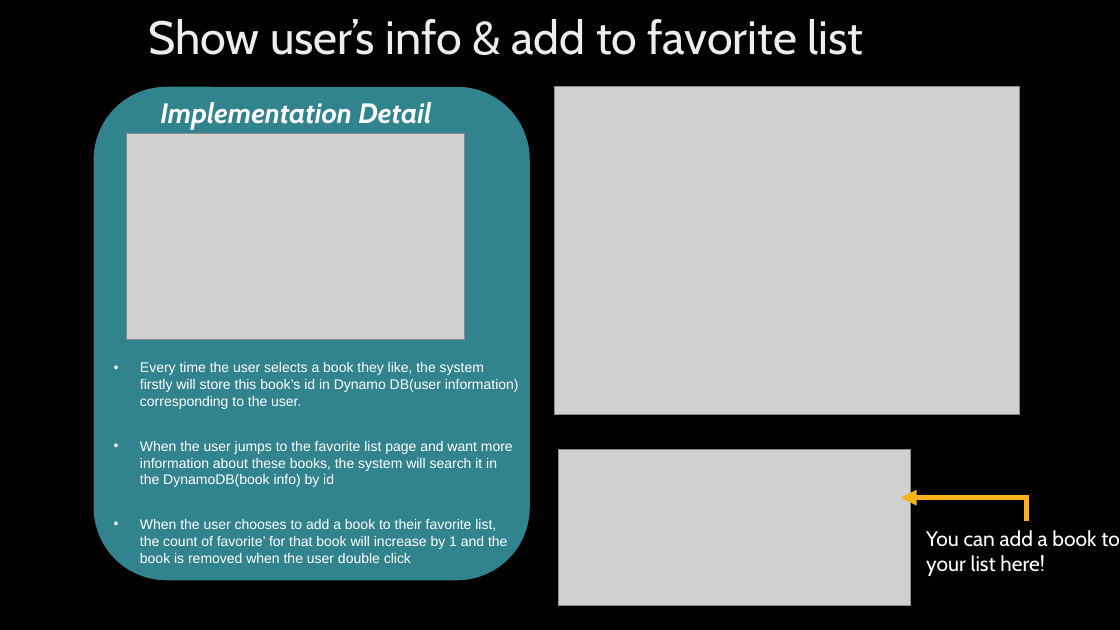
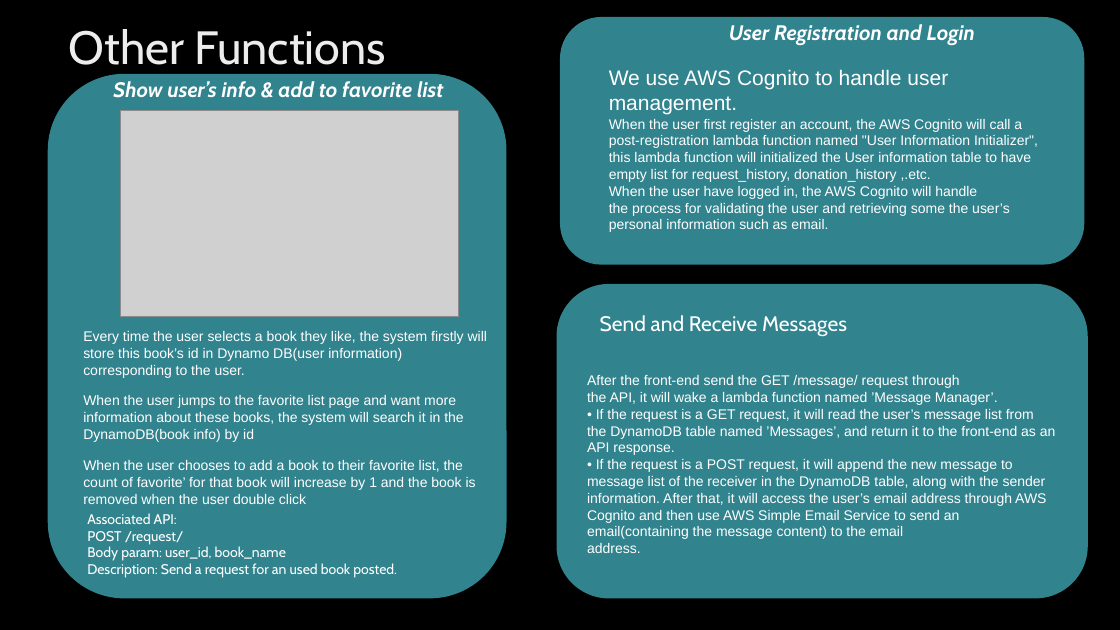
Before and after one commit to thcui/book-exchange, a slide deck: slide 6 of presentation-book-exchange.pptx (slide 7 before the commit). Drawn at 1120x630 pixels with LibreOffice and Linux fonts; fonts in the diff are those of the drawing; grey boxes stand for pictures; background and template pictures are left out. Boxes give left, top, right and bottom in pixels: in the first picture for what was removed or moved away, otherwise in the second. Text is boxed around its words. In the diff, an @@ line names an element or a change of style, - is before the commit and + after.

Commit message:
revise ppt

```diff
--- a/presentation-book-exchange.pptx
+++ b/presentation-book-exchange.pptx
@@ title added at box(69, 29, 386, 76), 40 pt, text gradient #BFBFBF to #EDEDED to #FFFFFF @@
+Other Functions
@@ title removed at box(148, 19, 863, 55) @@
-Show user’s info & add to favorite list
@@ rounded rectangle added at box(560, 17, 1085, 265), fill #31828E @@
@@ text added at box(729, 24, 975, 46), 18 pt, text #FFFFFF, bold, italic @@
+User Registration and Login
@@ rounded rectangle: place and size @@
-rounded rectangle at box(93, 87, 529, 580)
+rounded rectangle at box(48, 74, 507, 599)
@@ text at box(113, 81, 443, 98): text changed; size 24 to 18 pt @@
-Implementation Detail
+Show user’s info & add to favorite list
@@ picture removed at box(555, 87, 1021, 414) @@
@@ text added at box(609, 69, 1038, 232), 12 pt, text #FFFFFF @@
+We use AWS Cognito to handle user management.
+When the user first register an account, the AWS Cognito will call a post-registration lambda function named "User Information Initializer", this lambda function will initialized the User information table to have empty list for request_history, donation_history ,.etc.
+When the user have logged in, the AWS Cognito will handle
+the process for validating the user and retrieving some the user’s personal information such as email.
@@ picture: place and size @@
-picture at box(127, 134, 465, 340)
+picture at box(121, 110, 459, 317)
@@ rounded rectangle added at box(557, 284, 1088, 598), fill #31828E @@
@@ text "Every time the user selects ...": place and size @@
-text "Every time the user selects ..." at box(140, 362, 519, 563)
+text "Every time the user selects ..." at box(83, 331, 487, 504)
@@ text "Every time the user selects ..." at box(83, 331, 487, 504): bullet • to none; less space between paragraphs @@
@@ text added at box(600, 315, 847, 337), 18 pt, text #FFFFFF @@
+Send and Receive Messages
@@ text added at box(587, 375, 1056, 553), 12 pt, text #FFFFFF @@
+After the front-end send the GET /message/ request through
+the API, it will wake a lambda function named ’Message Manager’.
+• If the request is a GET request, it will read the user’s message list from the DynamoDB table named ’Messages’, and return it to the front-end as an API response.
+• If the request is a POST request, it will append the new message to message list of the receiver in the DynamoDB table, along with the sender information. After that, it will access the user’s email address through AWS Cognito and then use AWS Simple Email Service to send an email(containing the message content) to the email
+address.
@@ picture removed at box(559, 450, 911, 606) @@
@@ elbow arrow removed from (1027, 521) to (901, 498) @@
@@ text added at box(87, 513, 397, 578), 12 pt, text #FFFFFF @@
+Associated API:
+POST /request/
+Body param: user_id, book_name
+Description: Send a request for an used book posted.
@@ text removed at box(926, 530, 1120, 576) @@
-You can add a book to your list here!
```
Also in this commit, not shown: 3 other slides changed, 1 slide added, 1 slide removed, 1 other file.
